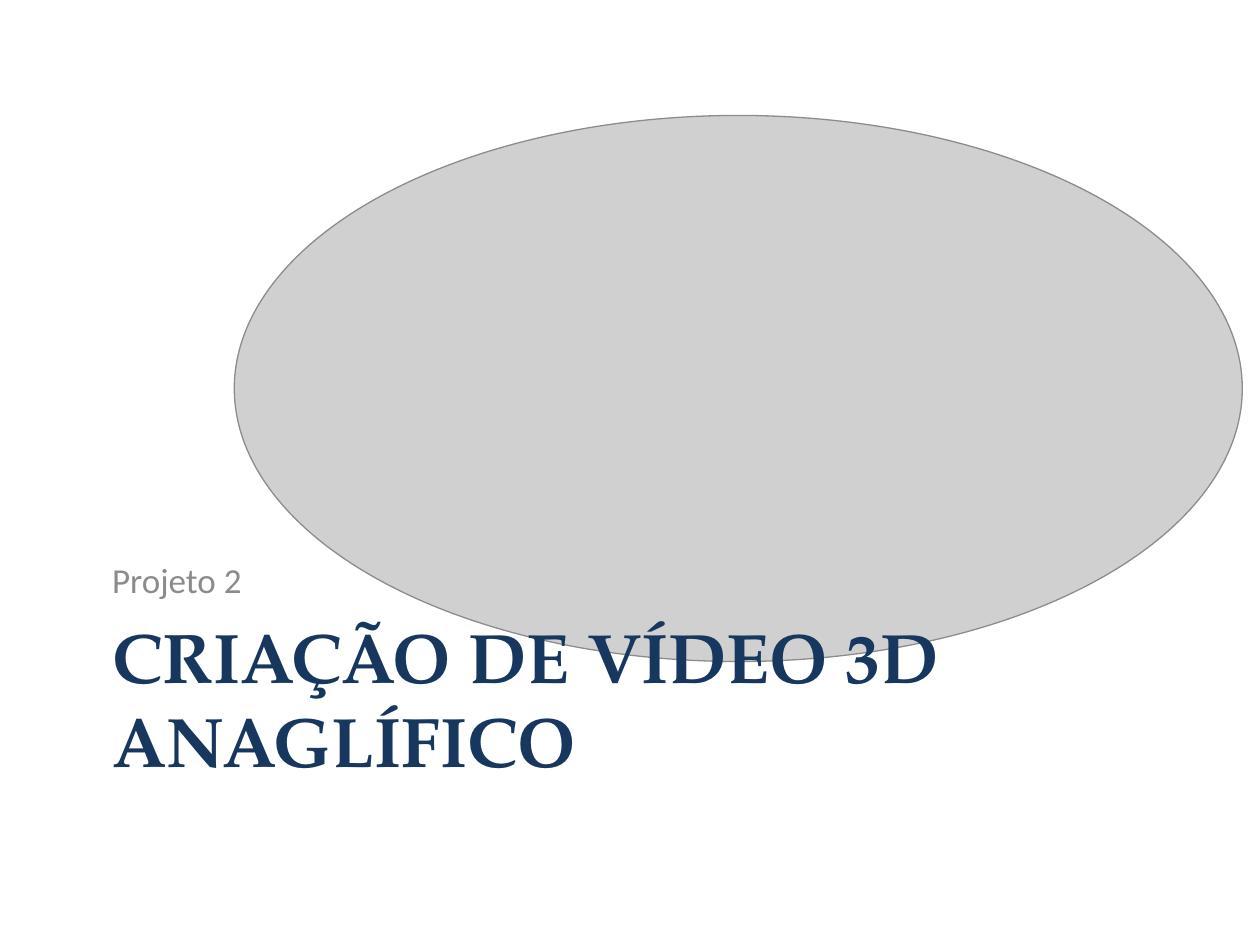
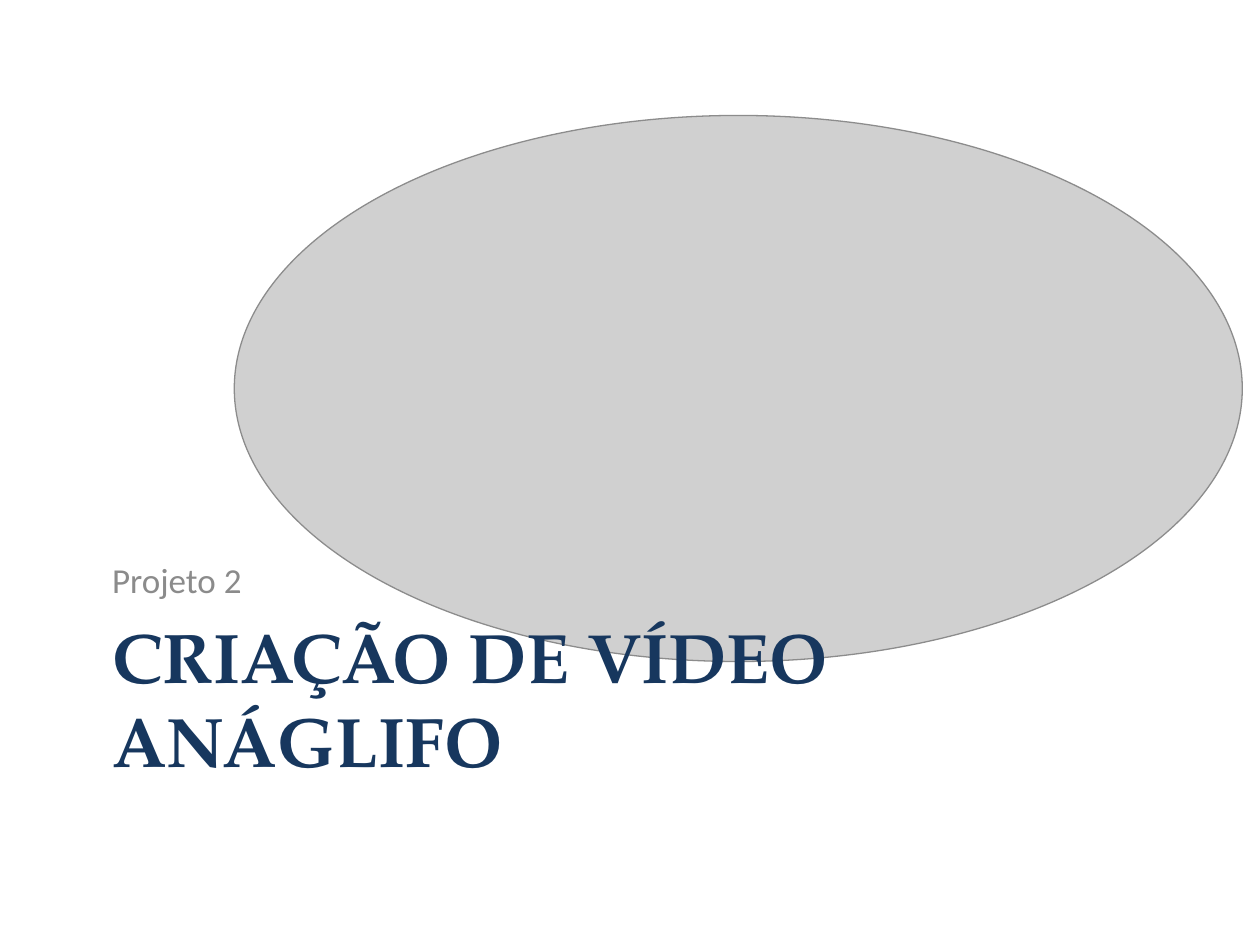
Before and after one commit to andrecurvello/tests-zingarelli, a slide deck: slide 101 of 1-Meus-Artigos/Minicurso-SemComp2011/minicurso-SemComp2011.pptx (slide 96 before the commit). Drawn at 1260x945 pixels with LibreOffice and Linux fonts; fonts in the diff are those of the drawing; grey boxes stand for pictures. Boxes give left, top, right and bottom in pixels: in the first picture for what was removed or moved away, otherwise in the second. Text is boxed around its words. In the diff, an @@ line names an element or a change of style, - is before the commit and + after.

```diff
--- a/1-Meus-Artigos/Minicurso-SemComp2011/minicurso-SemComp2011.pptx
+++ b/1-Meus-Artigos/Minicurso-SemComp2011/minicurso-SemComp2011.pptx
@@ title at (112, 610, 828, 768): text changed @@
-CRIAÇÃO DE VÍDEO 3D ANAGLÍFICO
+CRIAÇÃO DE VÍDEO ANÁGLIFO
```
Also in this commit, not shown: 6 other slides changed, 5 slides added, 1 slide removed, 15 other files.
